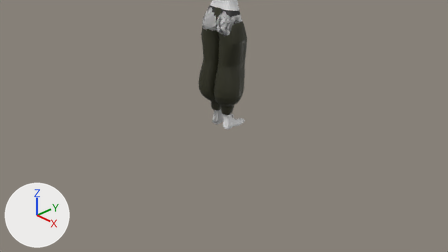
An edit to the Blender file Player.blend, drawn before and after from the same camera.
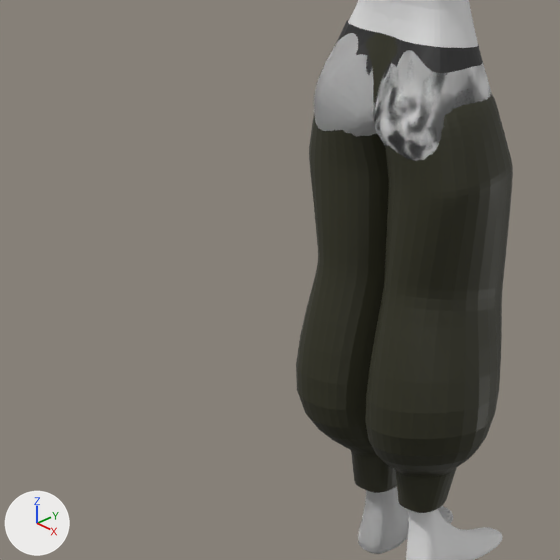
Each version is shown from the file's camera 'Camera', then close up on the part from 29% to 58% of the width and 0% to 50% of the height. Arrows for +X, +Y and +Z are at lower left; the lights stay in place.

The first close-up shows 'Body', 'Cube.002', 'pant.001'.
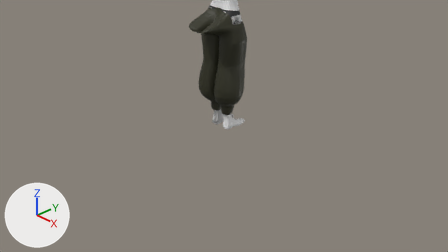
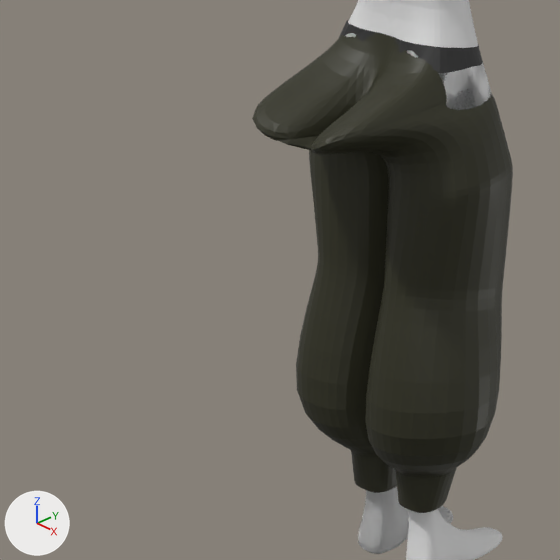
Diff of the bpy script that builds the scene:
```diff
--- a/Player.blend.py
+++ b/Player.blend.py
@@ me_cube_022 @@
 me_cube_022.from_pydata(...)  # 129 vertices, 116 faces; spans x -2.07..0.01, y -1.39..0.61, z -2.25..0.96
 # used by ob_cube_002; location = (0.0, 0.063, 1.571); rotation_euler = (-0.0243, 0.0, 0.0), in degrees (-1.4, 0, 0); scale = (0.299, 0.327, 0.59)
 # before: 20 (-1.07, -0.72, 0.61), 26 (-0.18, -0.88, 0.35), 27 (-1.13, -0.76, 0.56), 52 (-0.62, -0.94, 0.5), 55 (-0.68, -0.9, 0.4)
 # before: 113 (-0.26, -0.88, 0.45), 116 (-0.88, -0.88, 0.56)
+# me_cube_022 part 1
+for i in [20, 26, 27, 52, 55, 113, 116]: me_cube_022.vertices[i].co += Vector((0.18, -1.27, -0.04))
 me_cube_022.materials.append(mat_pant)
```

Location of each change, [x1, y1, x2, y2] in pixels of the close-ups (560 x 560 px; the box of a moved part takes in the faces that stretch with it):
'Cube.002', reshaped (20% wider): before [296, 33, 513, 513]; after [252, 33, 513, 513]
part 1 of me_cube_022, moved or reshaped: before [338, 78, 481, 148]; after [252, 54, 479, 155]
